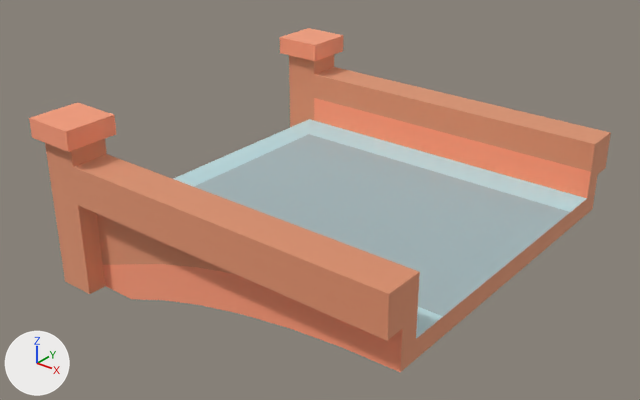
The glTF model public/models/nf2/nature/bridge_side_woodRound.glb, before and after one commit.
Camera for both pictures: a camera (50 mm lens) standing at (1.247, -1.631, 1.139) and looking at (-0.031, -0.033, 0.149). Arrows for +X, +Y and +Z are at lower left; the lights stay in place. The picture after the commit comes second. Where no turn or scale is listed for an object, it has been applied to the vertices.

Objects in the first picture: 'bridge_side_woodRound'.
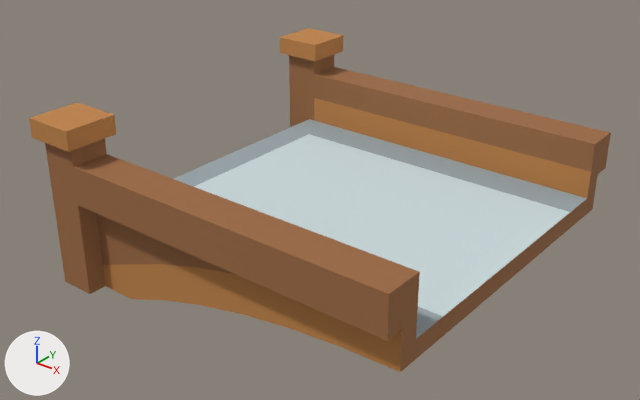
The change, as a list of edits to the scene's bpy script:
```text
Change mat_woodbark:
    mat_woodbark.metallic: 1.0 -> 0.0
    mat_woodbark.base_color: (0.886, 0.514, 0.341) -> (0.332, 0.144, 0.0545)  # beige #f2be9e -> brown #9c6a42
Change mat_wood:
    mat_wood.metallic: 1.0 -> 0.0
    mat_wood.base_color: (1.0, 0.557, 0.384) -> (0.527, 0.227, 0.063)  # beige #ffc5a7 -> orange #c08347
Change mat_stone:
    mat_stone.metallic: 1.0 -> 0.0
    mat_stone.base_color: (0.722, 0.886, 0.91) -> (0.323, 0.381, 0.407)  # pale blue #ddf2f5 -> grey #9aa6ab
Change mat_stonedark:
    mat_stonedark.metallic: 1.0 -> 0.0
Remove ob_tmpparent:
    ob_tmpparent = bpy.data.objects.new('tmpParent', None)
    ob_tmpparent.location = (0.0, 0.0, 0.0)
```

Location of each change, (x1, y1, x2, y2) in pixels of the pictures (640 x 400 px):
'bridge_side_woodRound', recoloured, surface changed: (29, 28, 611, 372) in both
